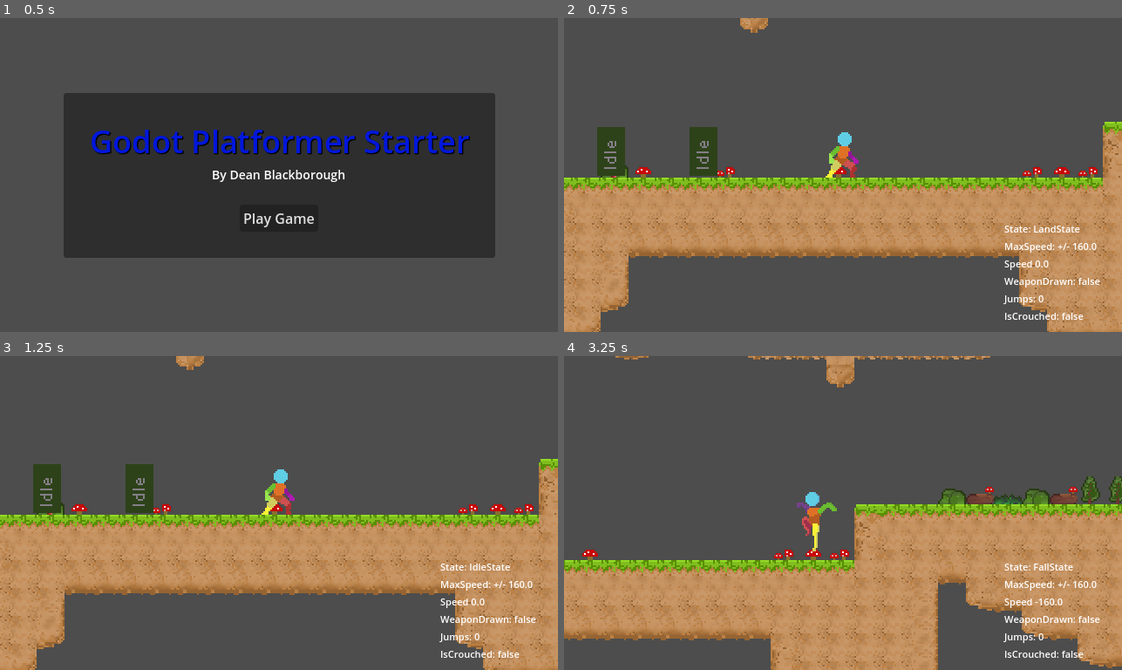
Above: before the commit, frames 1-4 (two rows, left to right).
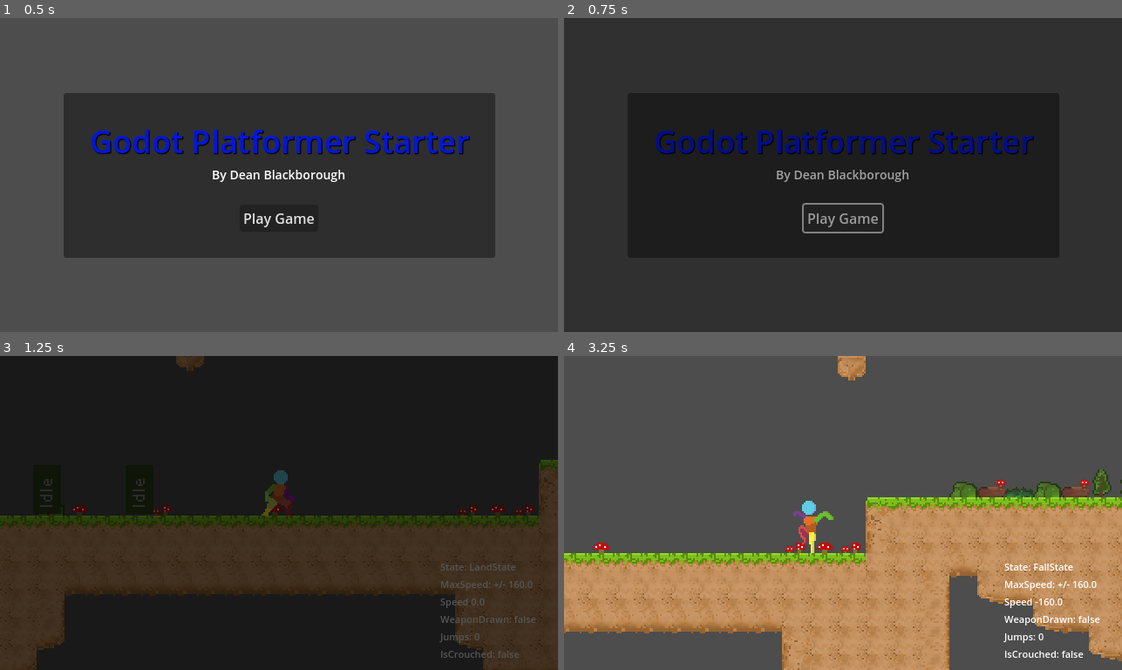
Above: after the commit, the same moments.

Repository: deanblackborough/godot-platformer
Game: Godot game, scene res://Game/MainMenu.tscn
The game is run twice, just before and just after one commit, with the same random seed, the same clock (stepped at 60 frames per second) and the same inputs.
Inputs:
- Up to frame 1 (0.5 s): no input
- Up to frame 2 (0.75 s): click "Play Game" at 0.5 s
- Up to frame 3 (1.25 s): no input
- Up to frame 4 (3.25 s): hold D (moveRight) 1.28-2.78 s; tap C (crouch) at 1.35, 2.3, 3.05 s; tap Space (jump) at 1.52, 2.27 s; tap F (attackJab) at 2.1 s; hold A (moveLeft) from 2.78 s (still down); tap R (attackOverhead) at 2.85 s

Frame 1 is identical in both runs. In frame 2, 99% of the frame differs, in the area x 0-100%, y 0-100%; in frame 3, 100%; in frame 4, 16%.

Commit message:
Simple main menu and transition manager

Diff:
--- /dev/null
+++ b/Core/UI/TransitionManager.gd
@@ -0,0 +1,24 @@
+extends CanvasLayer
+
+class_name TransitionManager
+
+@onready var fade: ColorRect = ColorRect.new()
+
+func _ready() -> void:
+	fade.color = Color.BLACK
+	fade.modulate.a = 0.0
+	fade.set_anchors_preset(Control.PRESET_FULL_RECT)
+	fade.mouse_filter = Control.MOUSE_FILTER_IGNORE
+	add_child(fade)
+	layer = 100   # draw on top
+
+func change_scene_with_fade(scene_path: String) -> void:
+	await _fade(1.0)                         # fade out
+	get_tree().change_scene_to_file(scene_path)
+	await get_tree().process_frame           # wait one frame so new scene is active
+	await _fade(0.0)                         # fade back in
+
+func _fade(target_alpha: float) -> void:
+	var t := create_tween()
+	t.tween_property(fade, "modulate:a", target_alpha, 0.5)
+	await t.finished
--- a/Game/MainMenu.gd
+++ b/Game/MainMenu.gd
@@ -1,5 +1,6 @@
 extends Control
 
 func _on_play_pressed() -> void:
-	var level = "res://Game/Game.tscn"
-	get_tree().change_scene_to_file(level)
+	var transition_manager := TransitionManager.new()
+	get_tree().root.add_child(transition_manager)
+	await transition_manager.change_scene_with_fade("res://Game/Game.tscn")
--- a/Game/Player/Player.gd
+++ b/Game/Player/Player.gd
@@ -86,7 +86,7 @@
 		state_machine.current_state.on_weapon_drawn_changed(new_value)
 
 
-func _input(event: InputEvent):
+func _input(_event: InputEvent):
 
 	if weapon_drawn and not is_attacking and Input.is_action_just_pressed("attackJab"):
 		state_machine.change_state("WeaponAttackJabState")
@@ -103,7 +103,9 @@
 		visual.scale.x = facing_direction
 
 	if Input.is_action_just_pressed("escape"):
-		get_tree().change_scene_to_file("res://Game/MainMenu.tscn")
+		var transition_manager := TransitionManager.new()
+		get_tree().root.add_child(transition_manager)
+		await transition_manager.change_scene_with_fade("res://Game/MainMenu.tscn")
 
 	if Input.is_action_just_pressed("crouch"):
 		var new_value := !is_crouched
@@ -187,22 +189,22 @@
 	velocity.y = jump_force
 	buffer_timer = -1.0
 
-func apply_acceleration_in_x_on_ground(direction: float, delta: float) -> float:
-	var target_speed = max_speed * direction
+func apply_acceleration_in_x_on_ground(_direction: float, delta: float) -> float:
+	var target_speed = max_speed * _direction
 	var player_velocity = move_toward(velocity.x, target_speed, ground_acceleration * delta)
 	debug_speed.text = "Speed %s " % str(roundf(player_velocity))
 
 	return player_velocity
 
-func apply_acceleration_in_x_on_ground_crouched(direction: float, delta: float) -> float:
-	var target_speed = max_speed_crouched * direction
+func apply_acceleration_in_x_on_ground_crouched(_direction: float, delta: float) -> float:
+	var target_speed = max_speed_crouched * _direction
 	var player_velocity = move_toward(velocity.x, target_speed, ground_acceleration * delta)
 	debug_speed.text = "Speed %s " % str(roundf(player_velocity))
 
 	return player_velocity
 
-func apply_acceleration_in_x_in_air(direction: float, delta: float) -> float:
-	var target_speed = max_speed * direction
+func apply_acceleration_in_x_in_air(_direction: float, delta: float) -> float:
+	var target_speed = max_speed * _direction
 	var player_velocity = move_toward(velocity.x, target_speed, air_acceleration * delta)
 	debug_speed.text = "Speed %s " % str(roundf(player_velocity))
 
Not shown, added: Core/UI/TransitionManager.gd.uid
Not shown, changed: README.md
